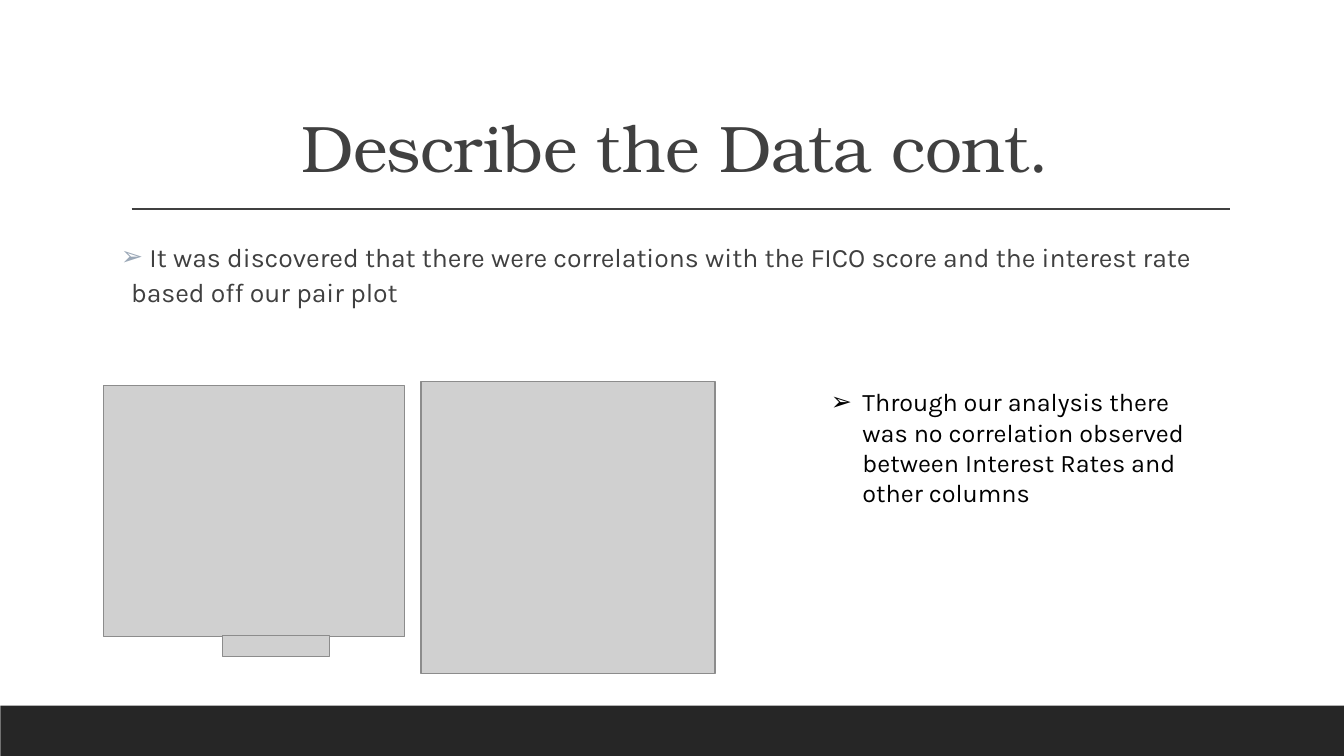
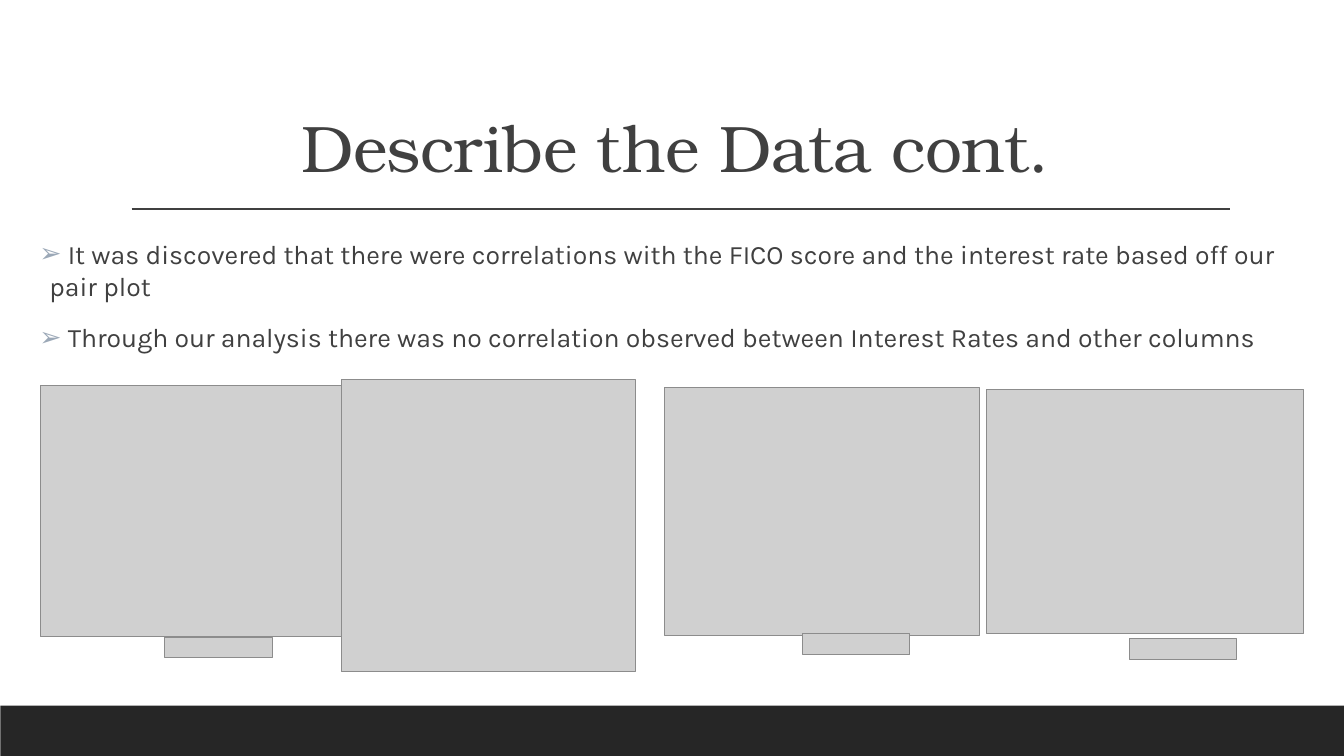
Before and after one commit to wolfman1986/Build_a_Linear_Regression_Model, a slide deck: slide 4 of data/interest_rate.pptx. Drawn at 1344x756 pixels with LibreOffice and Linux fonts; fonts in the diff are those of the drawing; grey boxes stand for pictures. Boxes give left, top, right and bottom in pixels: in the first picture for what was removed or moved away, otherwise in the second. Text is boxed around its words. In the diff, an @@ line names an element or a change of style, - is before the commit and + after.

Commit message:
powerpoint page 4

```diff
--- a/data/interest_rate.pptx
+++ b/data/interest_rate.pptx
@@ text "It was discovered that there ..." moved from (x1=131, y1=248, x2=1191, y2=309) to (x1=49, y1=245, x2=1274, y2=354) @@
@@ text at (x1=49, y1=245, x2=1274, y2=303): line spacing 1.1 to 1 @@
@@ text at (x1=68, y1=328, x2=1254, y2=354): paragraph added @@
+➢ Through our analysis there was no correlation observed between Interest Rates and other columns
@@ picture moved from (x1=104, y1=386, x2=405, y2=637) to (x1=40, y1=386, x2=342, y2=637) @@
@@ picture moved from (x1=421, y1=382, x2=716, y2=675) to (x1=342, y1=380, x2=636, y2=673) @@
@@ picture added at (x1=664, y1=388, x2=980, y2=636) @@
@@ picture added at (x1=987, y1=389, x2=1305, y2=634) @@
@@ text removed at (x1=862, y1=393, x2=1183, y2=503) @@
-➢ Through our analysis there was no correlation observed between Interest Rates and other columns
@@ picture moved from (x1=222, y1=635, x2=329, y2=656) to (x1=165, y1=637, x2=272, y2=658) @@
@@ picture added at (x1=804, y1=634, x2=910, y2=655) @@
@@ picture added at (x1=1129, y1=639, x2=1236, y2=660) @@
```
